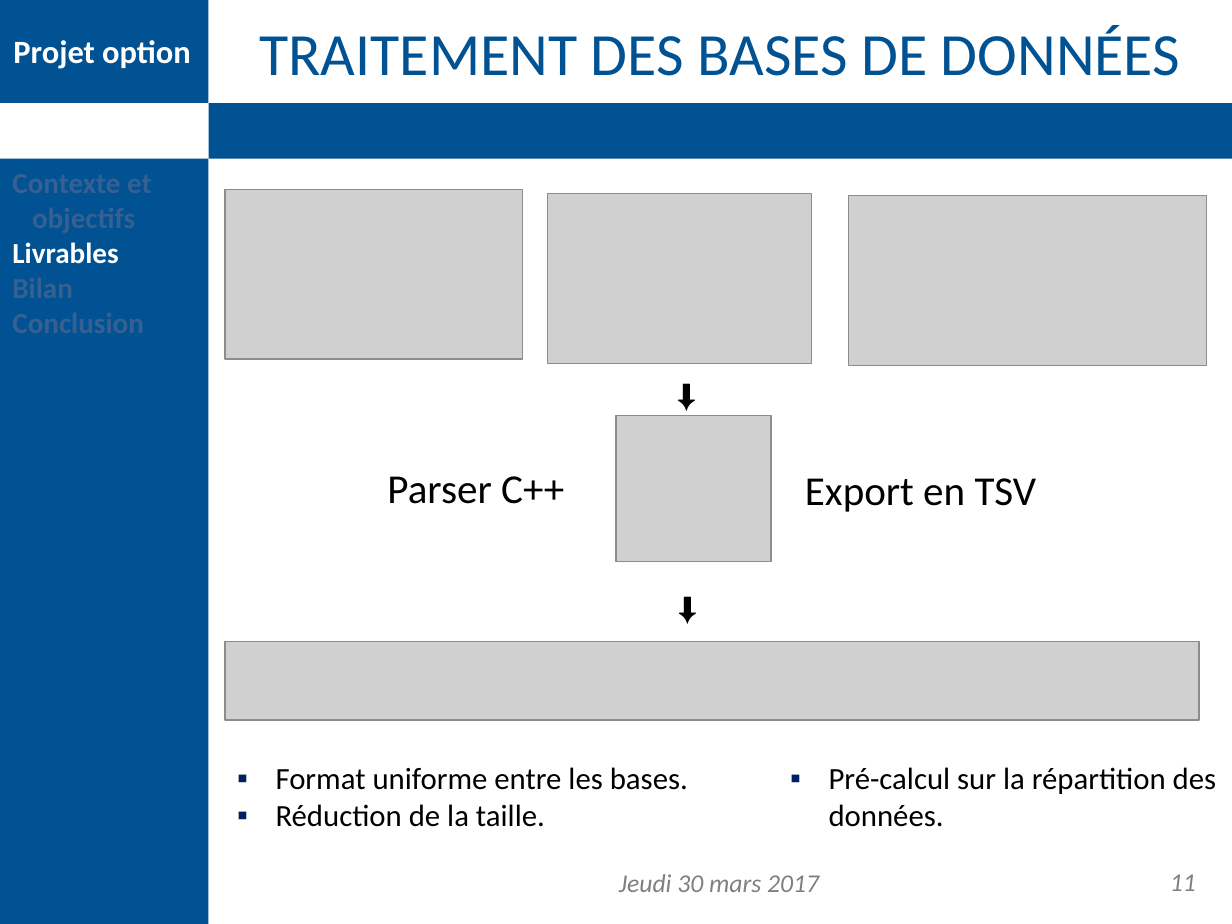
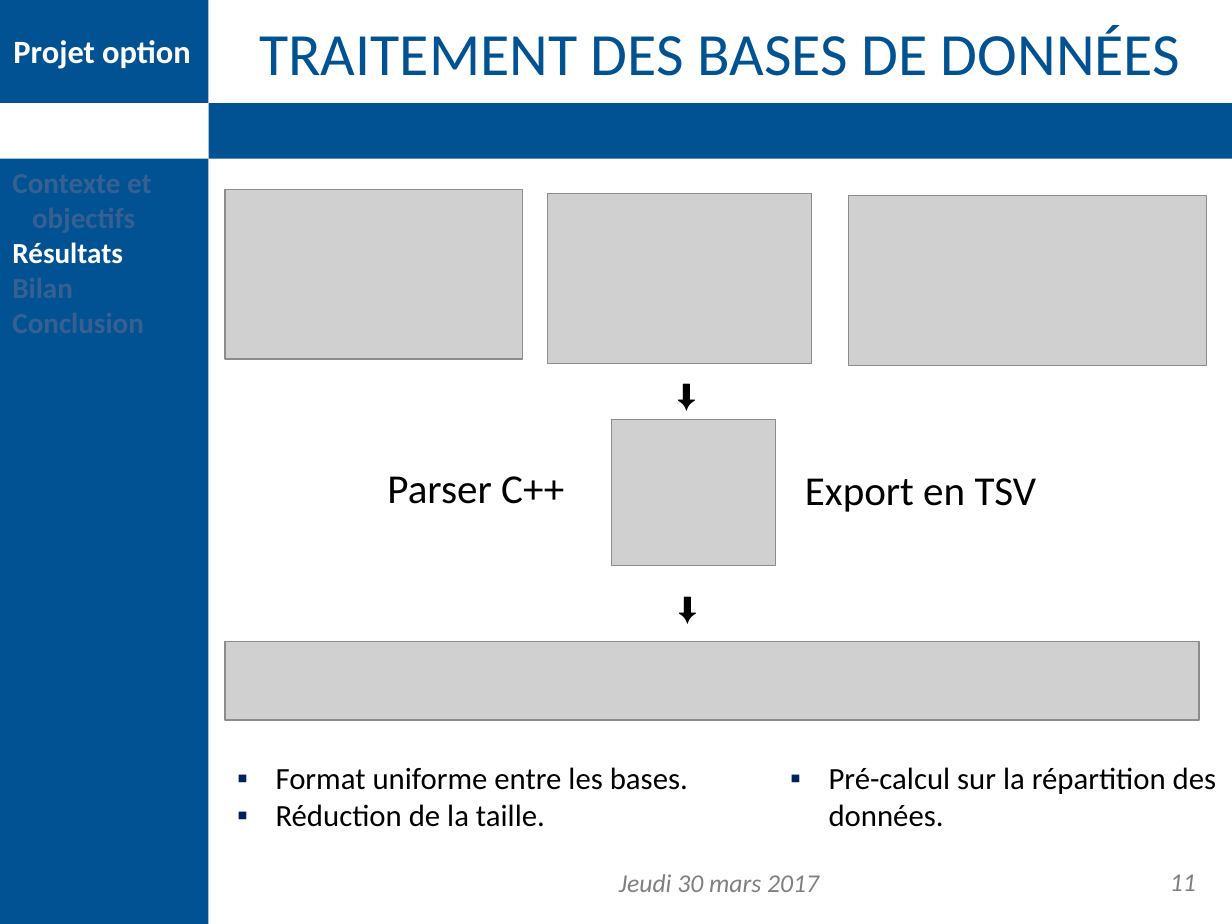
Before and after one commit to DDouteaux/Projet_option_info, a slide deck: slide 11 of Présentation finale/presentation_finale.pptx. Drawn at 1232x924 pixels with LibreOffice and Linux fonts; fonts in the diff are those of the drawing; grey boxes stand for pictures; background and template pictures are left out. Boxes give left, top, right and bottom in pixels: in the first picture for what was removed or moved away, otherwise in the second. Text is boxed around its words. In the diff, an @@ line names an element or a change of style, - is before the commit and + after.

```diff
--- a/Présentation finale/presentation_finale.pptx
+++ b/Présentation finale/presentation_finale.pptx
@@ text at box(12, 242, 123, 264): text changed @@
-Livrables
+Résultats
@@ picture: place and size @@
-picture at box(616, 416, 771, 562)
+picture at box(611, 420, 775, 565)
```
Also in this commit, not shown: 15 other slides changed, 1 other file.
